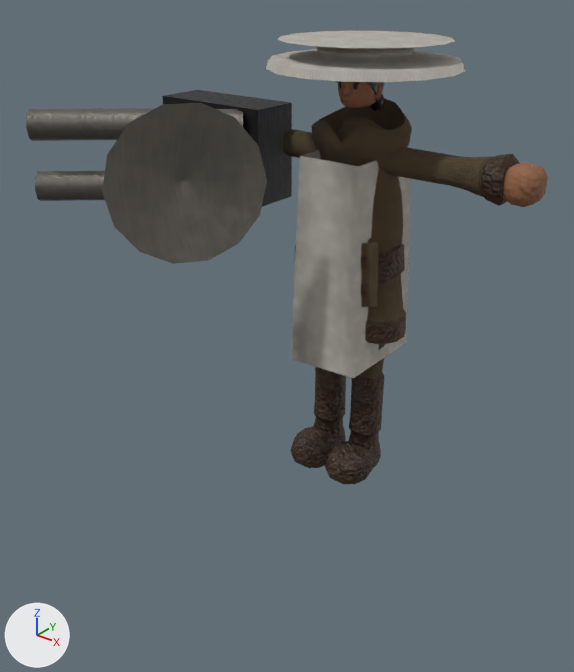
The glTF model csharp/Unciv.Godot/Packs/units/models/unit/Mobile SAM.glb as it was, and as the next commit left it.
Camera for both pictures: a 50 mm camera at (0.809, -1.218, 0.998) aimed at (0.0, -0.207, 0.371). Lighting does not change. The marker at lower left points along +X, +Y and +Z. The older version comes first. Where no turn or scale is listed for an object, it has been applied to the vertices. Vertices at exactly the same position are counted once.

In view in the first picture: 'Gun', 'Warrior'.
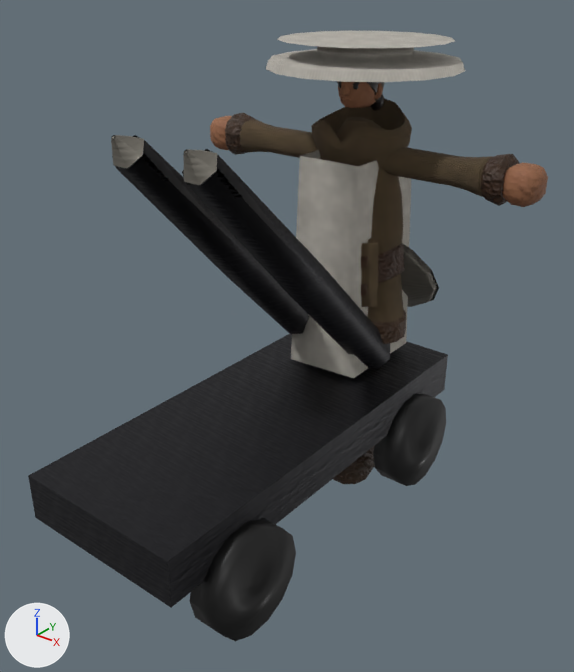
The change, as a list of edits to the scene's bpy script:
```text
Change me_mesh_skinned:
    used by ob_warrior; location = (0.0, 0.0, -0.015)
    remove me_mesh_skinned.from_pydata(...)  # 2368 vertices, 4401 faces; spans x -0.354..0.354, y -0.163..0.185, z 0.015..0.878
    add me_mesh_skinned.from_pydata(...)  # 2596 vertices, 4825 faces; spans x -0.354..0.354, y -0.664..0.185, z 0.015..0.878
    me_mesh_skinned part 1: a new loose piece, a box spanning x -0.158..0.158, y -0.664..0.125, z 0.183..0.266, in mat_iron
    me_mesh_skinned part 2: a new loose piece, a 14-sided cylinder along x spanning x 0.137..0.195, y -0.112..0.071, z 0.053..0.231, in mat_dark
    me_mesh_skinned part 3: a new loose piece, a 14-sided cylinder along x spanning x 0.137..0.195, y -0.61..-0.427, z 0.053..0.231, in mat_dark
    me_mesh_skinned part 4: a new loose piece of 35 vertices spanning x -0.104..-0.033, y -0.504..0.005, z 0.274..0.783
    me_mesh_skinned part 5: a new loose piece of 35 vertices spanning x 0.037..0.108, y -0.504..0.005, z 0.274..0.783
    me_mesh_skinned part 6: a new loose piece of 30 vertices spanning x -0.134..0.134, y 0.0..0.171, z 0.328..0.548, in mat_bronze
    other edits to the shape of me_mesh_skinned do not show in these pictures
    add me_mesh_skinned.materials.append(mat_iron)
    add me_mesh_skinned.materials.append(mat_bronze)
Remove ob_gun:
    ob_gun = bpy.data.objects.new('Gun', me_mesh_gun)
    ob_gun.location = (-0.281, -0.047, 0.646)
```

Pixel boxes (x1, y1, x2, y2) of what changed, in the pictures (574 x 672 px):
'Warrior', reshaped
    before: (266, 31, 548, 484)
    after: (28, 31, 548, 641)
'Gun', deleted
    before: (26, 90, 292, 264)
    faces in mat_bronze: (102, 103, 267, 264)
    faces in mat_iron: (26, 90, 292, 207)
part 1 of me_mesh_skinned, added
    after: (28, 334, 448, 607)
part 2 of me_mesh_skinned, added
    after: (373, 393, 446, 486)
part 3 of me_mesh_skinned, added
    after: (190, 519, 296, 641)
part 4 of me_mesh_skinned, added
    after: (111, 135, 309, 335)
part 5 of me_mesh_skinned, added
    after: (182, 149, 390, 370)
part 6 of me_mesh_skinned, added
    after: (401, 243, 439, 307)
